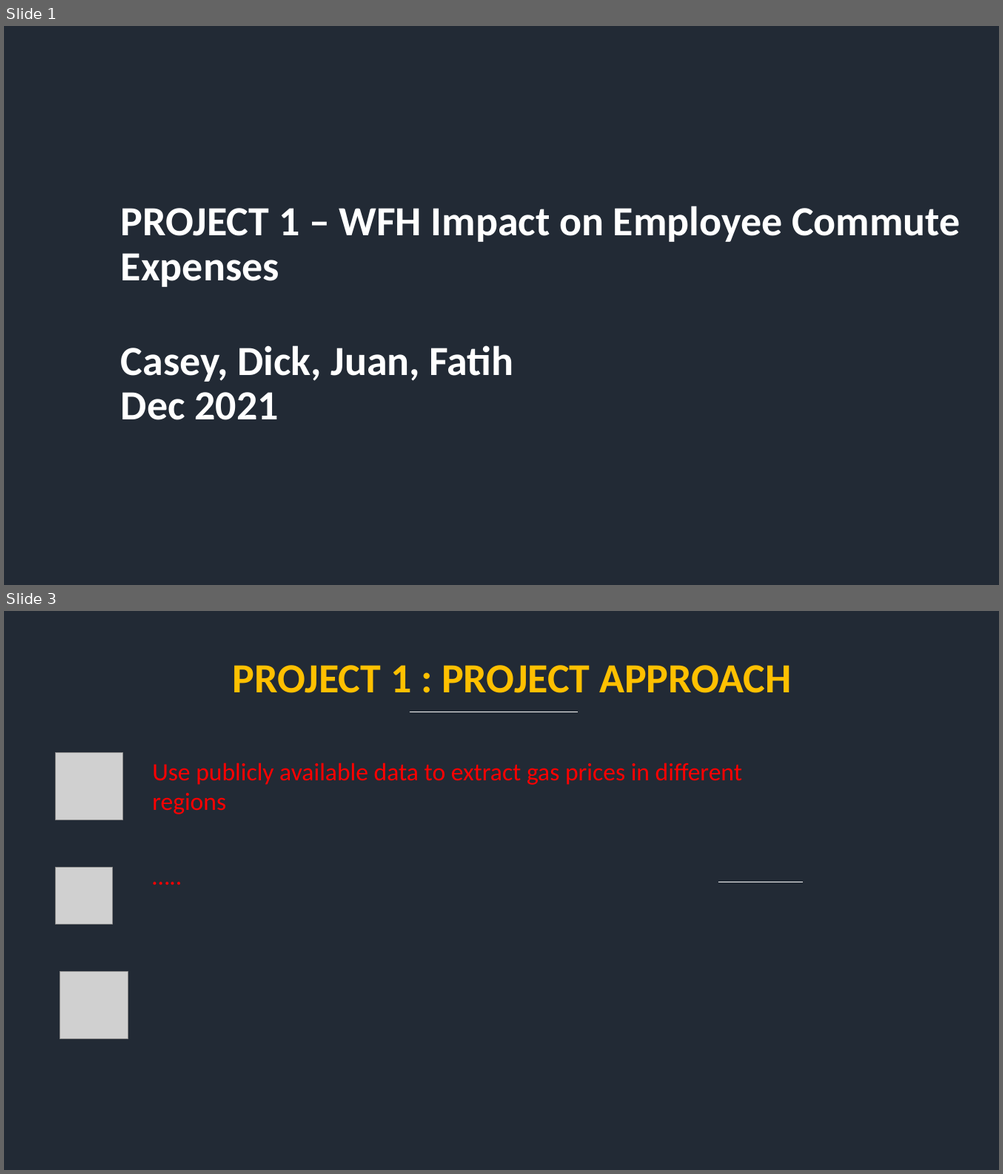
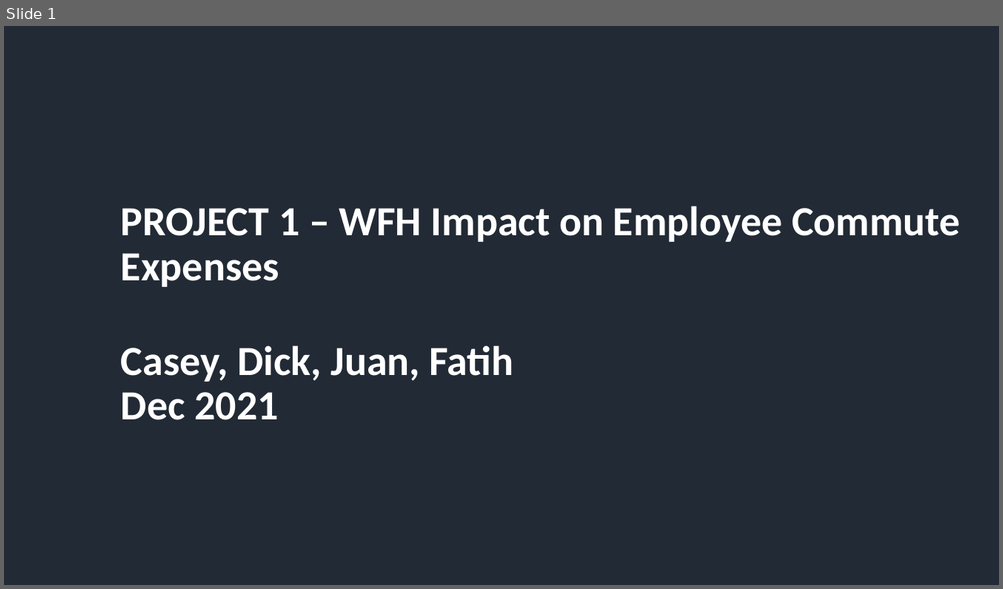
Before and after one commit to thayercasey/project_1, a slide deck: Wfh_Impact_on_Commute_Costs.pptx. Shown one above the other, each under a label of ours: slides 1 and 3 before the commit, slide 1 after it; the slides between them are not shown. The pictures are 1003x1174 and 1003x589 pixels, drawn with LibreOffice and Linux fonts; fonts in the diff are those of the drawing; grey boxes stand for pictures. Boxes give left, top, right and bottom in pixels: in the first picture for what was removed or moved away, otherwise in the second. Text is boxed around its words. In the diff, an @@ line names an element or a change of style, - is before the commit and + after.

```diff
--- a/Wfh_Impact_on_Commute_Costs.pptx
+++ b/Wfh_Impact_on_Commute_Costs.pptx
@@ slide 3 removed at [4, 611, 999, 1170], background #222A34 @@
@@ text removed at [233, 665, 791, 693] @@
-PROJECT 1 : PROJECT APPROACH
@@ line removed from (409, 712) to (578, 712) @@
@@ picture removed at [56, 753, 122, 820] @@
@@ text removed at [152, 763, 742, 815] @@
-Use publicly available data to extract gas prices in different regions
@@ picture removed at [56, 868, 112, 924] @@
@@ text removed at [145, 857, 828, 894] @@
-…..
@@ line removed from (718, 882) to (802, 882) @@
@@ picture removed at [60, 972, 128, 1040] @@
```
Also in this commit, not shown: 1 slide changed, 8 slides added, 3 other slides removed, 1 other file.
